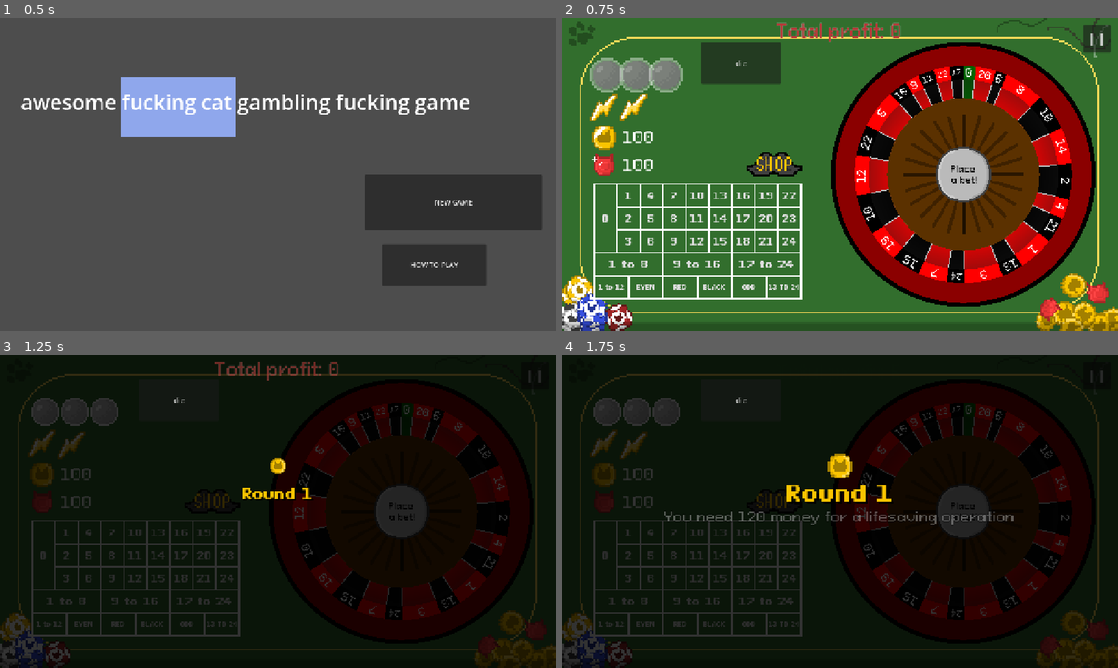
Above: before the commit, frames 1-4 (two rows, left to right).
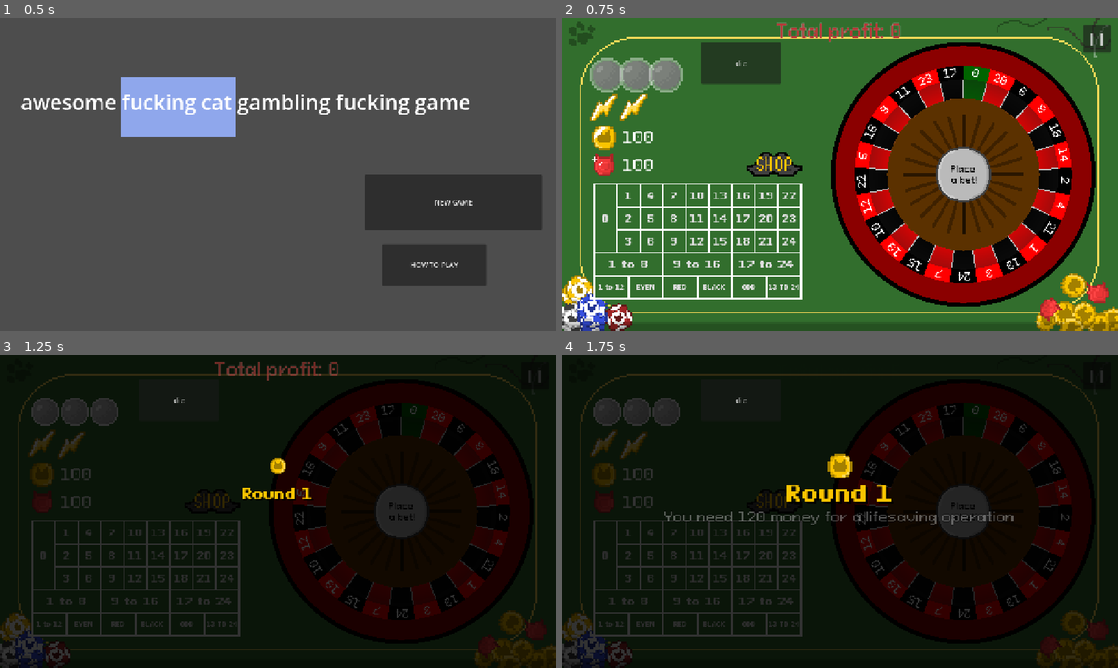
Above: after the commit, the same moments.

Repository: DuneRanger/Very-Serious-GameJam-2026
Game: Godot game, scene res://scenes/main.tscn
Same seed, same stepped clock (60 frames per second), same inputs: the game is played once before the commit and once after it. Sound files missing from this copy of the repository are replaced by a short silence.
Inputs:
- Up to frame 1 (0.5 s): no input
- Up to frame 2 (0.75 s): click "NEW GAME" at 0.5 s
- Up to frame 3 (1.25 s): no input
- Up to frame 4 (1.75 s): click "0" at 1.25 s

Frame 1 is identical in both runs. In frame 2, 5.1% of the frame differs, in the area x 52-92%, y 15-85%; in frame 3, 4.9%; in frame 4, 4.8%.

Commit message:
Remove old code and debug roulette effects

Diff:
--- a/scenes/game/game_manager/game_manager.gd
+++ b/scenes/game/game_manager/game_manager.gd
@@ -128,7 +128,6 @@
 	else:
 		shop_max_spin_change = true
 
-
 func modify_spins_left (amount : int):
 	spins_left = amount
 	if current_showed_scene == GameEnums.switching_scenes.GAME_SCENE:
--- a/scenes/game/game_scene/hud/quota_label.gd
+++ b/scenes/game/game_scene/hud/quota_label.gd
@@ -1,10 +1,8 @@
 extends Label
 
 
-# Called when the node enters the scene tree for the first time.
 func _ready() -> void:
 	GameManagerGlobal.signal_round_start.connect(_on_round_start)
-	pass # Replace with function body.
 
 func _on_round_start() :
 	$AnimationPlayer.play("AppearAnimation")
--- a/scenes/game/game_scene/hud/round_start_animations.gd
+++ b/scenes/game/game_scene/hud/round_start_animations.gd
@@ -1,12 +1,10 @@
 extends Node2D
 
 
-# Called when the node enters the scene tree for the first time.
 func _ready() -> void:
 	GameManagerGlobal.signal_round_start.connect(_on_round_start)
 
 
-# Called every frame. 'delta' is the elapsed time since the previous frame.
 func _on_round_start():
 	$SFXTimer.start()
 	$AnimationPlayer.play("RoundStart")
--- a/scenes/game/game_scene/roulette/roulette.gd
+++ b/scenes/game/game_scene/roulette/roulette.gd
@@ -55,7 +55,6 @@
 		print(cell)
 		print(str(cell))
 
-	randomize_weights()
 	update_total_weight()
 
 func _ready():
@@ -266,10 +265,8 @@
 		GameEnums.game_states.STOP_PHASE:
 			if GameManagerGlobal.applying_boost: rotate_roulette(_delta)
 		GameEnums.game_states.BET_PHASE:
-			#if reset: full_reset()
-			if reset: add_ball()
-			reset = false
-			pass
+			if reset:
+				reset = false
 		_:
 			pass
 
